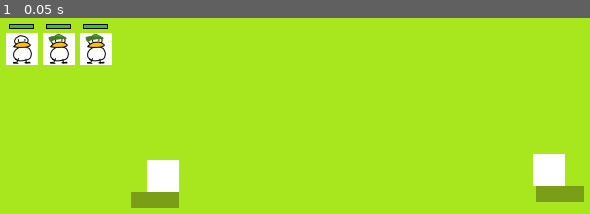
Above: before the commit, frame 1.
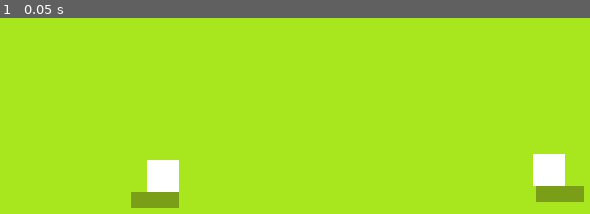
Above: after the commit, the same moment.

Repository: Sukimo/Duck_Tactics
Game: Godot game, scene res://Scene/arena_2d.tscn
Two runs of this game, one before a commit and one after it. Both use one fixed random seed, a clock stepped at 60 frames per second and the inputs below.
Inputs:
- Up to frame 1 (0.05 s): no input

The runs differ from the first frame. In frame 1, 3.0% of the frame differs, in the area x 1-19%, y 3-24%.

Commit message:
[Add] duck roster

Diff:
--- a/Scene/arena_2d.tscn
+++ b/Scene/arena_2d.tscn
@@ -1,8 +1,6 @@
 [gd_scene format=3 uid="uid://4y65ctapxa7c"]
 
 [ext_resource type="Texture2D" uid="uid://ce6o71538cywk" path="res://cube32.png" id="1_4ecip"]
-[ext_resource type="PackedScene" uid="uid://cyntornrl8nbf" path="res://units/ducks/melee_duck.tscn" id="4_xajys"]
-[ext_resource type="PackedScene" uid="uid://dg6buts2tf6ws" path="res://units/ducks/range_duck.tscn" id="5_7e173"]
 
 [sub_resource type="NavigationPolygon" id="NavigationPolygon_4ecip"]
 vertices = PackedVector2Array(778.9531, 17.929688, 777.0469, 426, 20.84375, 426, 14.15625, 13.0625)
@@ -51,12 +49,3 @@
 grow_horizontal = 2
 grow_vertical = 0
 color = Color(0.3529412, 0.41960785, 0.078431375, 0.5882353)
-
-[node name="MeleeDuck" parent="." unique_id=1533052234 instance=ExtResource("4_xajys")]
-position = Vector2(50, 50)
-
-[node name="RangeDuck" parent="." unique_id=1850260188 instance=ExtResource("5_7e173")]
-position = Vector2(87, 50)
-
-[node name="RangeDuck2" parent="." unique_id=572959942 instance=ExtResource("5_7e173")]
-position = Vector2(124, 50)
--- /dev/null
+++ b/autoload/duck_roster.gd
@@ -0,0 +1,89 @@
+extends Node
+# Autoload as "DuckRoster"
+# Add to project.godot: DuckRoster="*res://autoload/duck_roster.gd"
+
+signal roster_changed
+
+enum Status { RESTING, DEPLOYED, DEAD }
+
+# Internal list — always use the public API below, never modify directly
+var _ducks: Array[BaseDuck] = []
+
+# ── Public API ─────────────────────────────────────────────────────────
+
+## Purge any freed nodes from the list (call before any query if needed)
+func _purge_invalid() -> void:
+	_ducks = _ducks.filter(func(d): return is_instance_valid(d))
+
+## Add a duck to the roster (spawned from reward, etc.)
+func add(duck: BaseDuck) -> void:
+	if _ducks.has(duck):
+		return
+	duck.roster_status = Status.RESTING
+	_ducks.append(duck)
+	emit_signal("roster_changed")
+
+## Remove a duck entirely (queue_free handled externally)
+func remove(duck: BaseDuck) -> void:
+	_ducks.erase(duck)
+	emit_signal("roster_changed")
+
+## Change a duck's status
+func set_status(duck: BaseDuck, status: Status) -> void:
+	duck.roster_status = status
+	if status == Status.DEAD:
+		duck.visible = false
+		duck.process_mode = Node.PROCESS_MODE_DISABLED
+	elif status == Status.RESTING:
+		duck.visible = false
+		duck.process_mode = Node.PROCESS_MODE_DISABLED
+	elif status == Status.DEPLOYED:
+		duck.visible = true
+		duck.process_mode = Node.PROCESS_MODE_INHERIT
+	emit_signal("roster_changed")
+
+## Deploy a duck to a world position (Resting → Deployed)
+func deploy(duck: BaseDuck, world_pos: Vector2) -> void:
+	set_status(duck, Status.DEPLOYED)
+	duck.global_position = world_pos
+
+## Mark duck as dead (called from BaseDuck.die())
+func mark_dead(duck: BaseDuck) -> void:
+	set_status(duck, Status.DEAD)
+
+## After battle: send all surviving deployed ducks back to resting
+func recall_all() -> void:
+	_purge_invalid()
+	for duck in get_deployed():
+		set_status(duck, Status.RESTING)
+	emit_signal("roster_changed")
+
+## Clear dead ducks from roster and free them
+func clear_dead() -> void:
+	_purge_invalid()
+	var dead := get_dead()
+	for duck in dead:
+		_ducks.erase(duck)
+		if is_instance_valid(duck):
+			duck.queue_free()
+	emit_signal("roster_changed")
+
+# ── Queries ────────────────────────────────────────────────────────────
+
+func get_all() -> Array[BaseDuck]:
+	_purge_invalid()
+	return _ducks.duplicate()
+
+func get_resting() -> Array[BaseDuck]:
+	return _ducks.filter(func(d): return is_instance_valid(d) and d.roster_status == Status.RESTING)
+
+func get_deployed() -> Array[BaseDuck]:
+	return _ducks.filter(func(d): return is_instance_valid(d) and d.roster_status == Status.DEPLOYED)
+
+func get_dead() -> Array[BaseDuck]:
+	return _ducks.filter(func(d): return is_instance_valid(d) and d.roster_status == Status.DEAD)
+
+func count_resting() -> int:  return get_resting().size()
+func count_deployed() -> int: return get_deployed().size()
+func count_dead() -> int:     return get_dead().size()
+func count_total() -> int:    return _ducks.size()
--- a/autoload/wave_manager.gd
+++ b/autoload/wave_manager.gd
@@ -22,6 +22,12 @@
 	]},
 ]
 
+const STARTER_DUCKS : Array = [
+	"res://units/ducks/melee_duck.tscn",
+	"res://units/ducks/range_duck.tscn",
+	"res://units/ducks/melee_duck.tscn",
+]
+
 var wave_index   : int   = 0
 var _timer       : Timer
 var _spawn_queue : Array = []
@@ -29,8 +35,16 @@
 
 func start_game() -> void:
 	wave_index = 0
+	_spawn_starter_duck()
 	GameState.change(GameState.State.SLIDE_TO_ARENA)
 	_begin_prep()
+
+func _spawn_starter_duck()->void:
+	for path in STARTER_DUCKS:
+		var duck: Node = (load(path) as PackedScene).instantiate()
+		get_tree().current_scene.add_child(duck)
+		if duck is BaseDuck:
+			DuckRoster.add(duck as BaseDuck)
 
 # Called by Main when camera finishes sliding TO arena
 func on_arrived_at_arena() -> void:
@@ -55,15 +69,10 @@
 # ── Phases ────────────────────────────────────────────────────────────────
 func _begin_prep() -> void:
 	GameState.change(GameState.State.PREP)
-
-	#collect all ducks currently in the scene
-	var ducks:Array=[]
-	for d in get_tree().get_nodes_in_group("ducks"):
-		ducks.append(d)
 	#give the to PrepUI
 	var prep_ui =get_tree().current_scene.get_node_or_null("CanvasLayer/PrepUI")
 	if prep_ui:
-		prep_ui.populate(ducks)
+		prep_ui.populate(DuckRoster.get_resting())  # only resting ducks go to slots
 
 	_timer.wait_time = PREP_TIME
 	_timer.one_shot  = true
@@ -127,6 +136,8 @@
 func _on_wave_cleared() -> void:
 	if not GameState.is_state(GameState.State.BATTLE):
 		return
+	DuckRoster.recall_all() # deployed > resting:
+	DuckRoster.clear_dead() # free dead nodes
 	wave_index += 1
 	if wave_index >= WAVE_DATA.size():
 		GameState.change(GameState.State.WIN)
@@ -154,11 +165,10 @@
 		var path : String = duck_pool[randi() % duck_pool.size()]
 		var duck : Node = (load(path) as PackedScene).instantiate()
 		get_tree().current_scene.add_child(duck)
-		if duck is Node2D:
-			(duck as Node2D).global_position = Vector2(
-				randf_range(550, 700),
-				randf_range(80, 370)
-			)
+		if duck is BaseDuck:
+			DuckRoster.add(duck as BaseDuck)
+			# status defaults to RESTING inside DuckRoster.add()
+			# visible=false and process disabled is handled by set_status()
 
 # ── Ready ─────────────────────────────────────────────────────────────────
 func _ready() -> void:
--- a/components/attack_component.gd
+++ b/components/attack_component.gd
@@ -15,15 +15,15 @@
 func _process(delta: float) -> void:
 	_cooldown -= delta
 
-func try_attack() -> void:
+func try_attack(target: Node2D = null) -> void:
 	if _cooldown > 0.0:
 		return
-	var target := _find_nearest()
-	if target == null:
+	var t := target if target != null else _find_nearest()
+	if t == null:
 		return
-	var dist = _owner_node.global_position.distance_to(target.global_position)
+	var dist = _owner_node.global_position.distance_to(t.global_position)
 	if dist <= attack_range:
-		do_attack(target)
+		do_attack(t)
 		_cooldown = 1.0 / attack_speed
 
 # Override in children
@@ -37,6 +37,8 @@
 		for unit in get_tree().get_nodes_in_group(group):
 			if not unit is Node2D:
 				continue
+			if not is_instance_valid(unit):
+				continue
 			var d := _owner_node.global_position.distance_to((unit as Node2D).global_position)
 			if d <= best_dist:
 				best_dist = d
--- a/components/melee_attack.gd
+++ b/components/melee_attack.gd
@@ -22,10 +22,10 @@
 var _flash_pos: Vector2 = Vector2.ZERO
 var _flash_active: bool = false
 
-func try_attack()->void:
+func try_attack(target: Node2D = null)->void:
 	if _state != BumpState.IDLE:
 		return
-	super.try_attack()
+	super.try_attack(target)
 
 func do_attack(target: Node2D) -> void:
 	_pending_target = target
--- a/enemies/mob.gd
+++ b/enemies/mob.gd
@@ -5,6 +5,7 @@
 @export var max_hp: int = 60
 
 var hp: int
+var _current_target:Node2D = null
 
 @onready var attack_component: AttackComponent = $AttackComponent
 
@@ -12,18 +13,18 @@
 	hp = max_hp
 
 func _physics_process(_delta: float) -> void:
-	attack_component.try_attack()
+	_current_target =_find_nearest_duck()
+	attack_component.try_attack(_current_target)
 	_move_toward_nearest_duck()
 
 func _move_toward_nearest_duck() -> void:
-	var target := _find_nearest_duck()
-	if target == null:
+	if _current_target == null:
 		velocity = Vector2.ZERO
 		return
 	# Stop at attack range edge so it doesn't walk through the duck
-	var dist := global_position.distance_to(target.global_position)
+	var dist := global_position.distance_to(_current_target.global_position)
 	if dist > attack_component.attack_range * 0.85:
-		velocity = (target.global_position - global_position).normalized() * move_speed
+		velocity = (_current_target.global_position - global_position).normalized() * move_speed
 	else:
 		velocity = Vector2.ZERO
 	move_and_slide()
@@ -32,8 +33,12 @@
 	var best: Node2D = null
 	var best_dist: float = INF
 	for duck in get_tree().get_nodes_in_group("ducks"):
-		if not duck is Node2D:
+		if not is_instance_valid(duck) or not duck is Node2D:
 			continue
+		#skip dead ducks
+		if duck.get("roster_status") !=null:
+			if duck.roster_status == DuckRoster.Status.DEAD:
+				continue
 		var d := global_position.distance_to((duck as Node2D).global_position)
 		if d < best_dist:
 			best_dist = d
--- a/project.godot
+++ b/project.godot
@@ -19,6 +19,7 @@
 
 SignalBus="*uid://2xoctt7gd0af"
 GameState="*uid://dnkl72qm3p414"
+DuckRoster="*uid://dy5i5h08s75gd"
 MergeManager="*uid://c3h0ttb4su54s"
 WaveManager="*uid://si0jjtwg7hgo"
 
--- a/scene/prepare_ui.gd
+++ b/scene/prepare_ui.gd
@@ -29,14 +29,14 @@
 		#bind index correctly for each slot
 		panel.gui_input.connect(func(event): _on_slot_input(event,i))
 		slot_bar.add_child(panel)
-		slot_ducks.append(panel)
+		_slot_panels.append(panel)
 
-	GameState.state_changed.connect(_on_state_chenged)
+	GameState.state_changed.connect(_on_state_changed)
 	visible =false
-
+	DuckRoster.roster_changed.connect(_update_slot_visuals)
 	_update_slot_visuals()
 
-func _on_state_chenged(s: GameState.State)->void:
+func _on_state_changed(s: GameState.State)->void:
 	visible = s == GameState.State.PREP
 	if not visible:
 		_cancel_selection()
@@ -64,8 +64,7 @@
 	for i in MAX_SLOT:
 		var duck = slot_ducks[i]
 		if duck != null and is_instance_valid(duck):
-			duck.visible =true
-			duck.global_position = default_positions[pos_idx % default_positions.size()]
+			DuckRoster.deploy(duck,default_positions[pos_idx % default_positions.size()])
 			pos_idx += 1
 			slot_ducks[i]=null
 	_update_slot_visuals()
@@ -123,8 +122,7 @@
 	_update_slot_visuals()
 
 func _place_duck(duck: BaseDuck, world_pos: Vector2)->void:
-	duck.visible =true
-	duck.global_position =world_pos
+	DuckRoster.deploy(duck,world_pos) # handles visible + process_mode
 	slot_ducks[_selected_slot] =null
 	print("[PrepUI] Placed %s at %s" % [duck.name, world_pos])
 	_cancel_selection()
@@ -135,7 +133,9 @@
 
 #visuals
 func _update_slot_visuals()->void:
-	if _slot_panels.is_empty(): return
+	if _slot_panels.is_empty():
+		return
+
 	for i in MAX_SLOT:
 		var panel : Panel = _slot_panels[i]
 		var tex : TextureRect = panel.get_node("TextureRect")
--- a/units/duck.gd
+++ b/units/duck.gd
@@ -14,6 +14,8 @@
 var _hold_timer: float = 0.0
 var _is_dragging: bool = false
 var _drag_origin: Vector2 = Vector2.ZERO
+
+var roster_status = DuckRoster.Status.RESTING
 
 #node refs
 @onready var sprite: Sprite2D = $Sprite2D
@@ -122,7 +124,9 @@
 		die()
 func die() -> void:
 	print("[Duck] %s died" % name)
-	queue_free()
+	DuckRoster.mark_dead(self)
+	# do NOT queue_free here — roster keeps the node alive until clear_dead()
+	# add death animation/particle here if you want before roster clears it
 
 func duck_type()-> String:
 	return "Baseduck"
